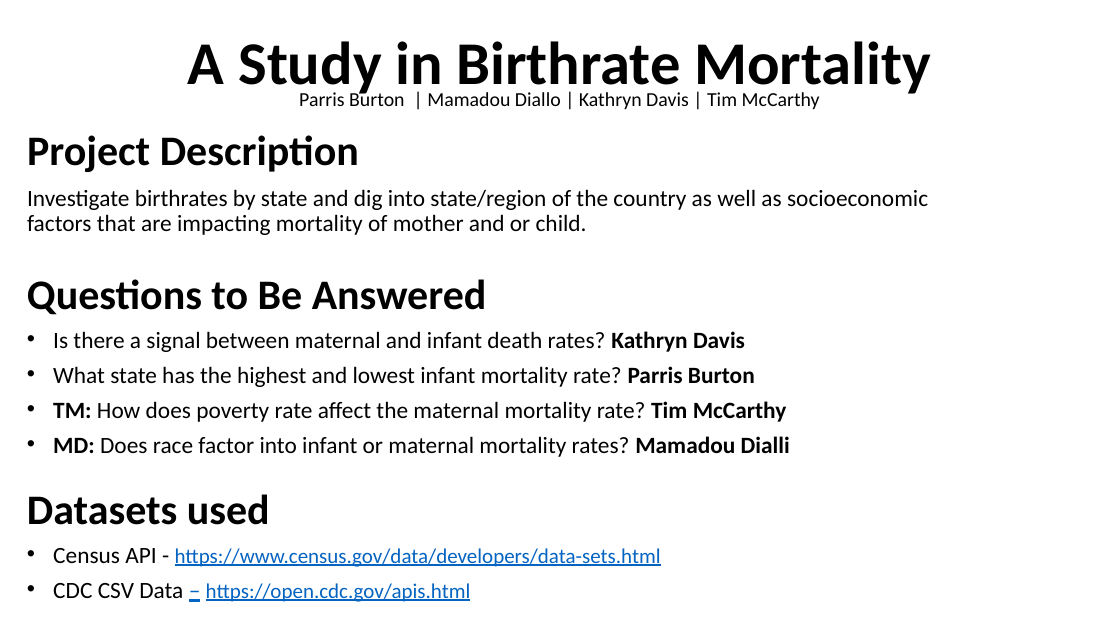
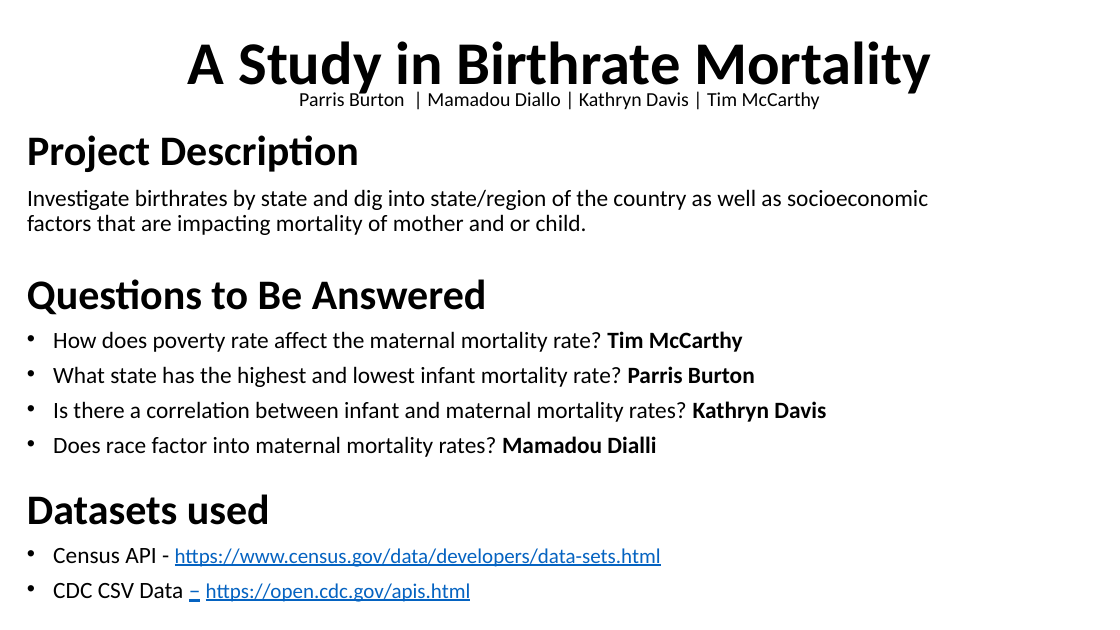
Before and after one commit to parrisburton715/project-one, a slide deck: slide 1 of Project Plan.pptx. Drawn at 1120x630 pixels with LibreOffice and Linux fonts; fonts in the diff are those of the drawing. Boxes give left, top, right and bottom in pixels: in the first picture for what was removed or moved away, otherwise in the second. Text is boxed around its words. In the diff, an @@ line names an element or a change of style, - is before the commit and + after.

```diff
--- a/Project Plan.pptx
+++ b/Project Plan.pptx
@@ text at [53, 331, 743, 352]: text changed @@
-• Is there a signal between maternal and infant death rates? Kathryn Davis
+• How does poverty rate affect the maternal mortality rate? Tim McCarthy
@@ text at [53, 401, 826, 457]: text changed @@
-• TM: How does poverty rate affect the maternal mortality rate? Tim McCarthy
-• MD: Does race factor into infant or maternal mortality rates? Mamadou Dialli
+• Is there a correlation between infant and maternal mortality rates? Kathryn Davis
+• Does race factor into maternal mortality rates? Mamadou Dialli
```
Also in this commit, not shown: 2 other slides changed, 5 slides added, 1 slide removed, 1 other file.
